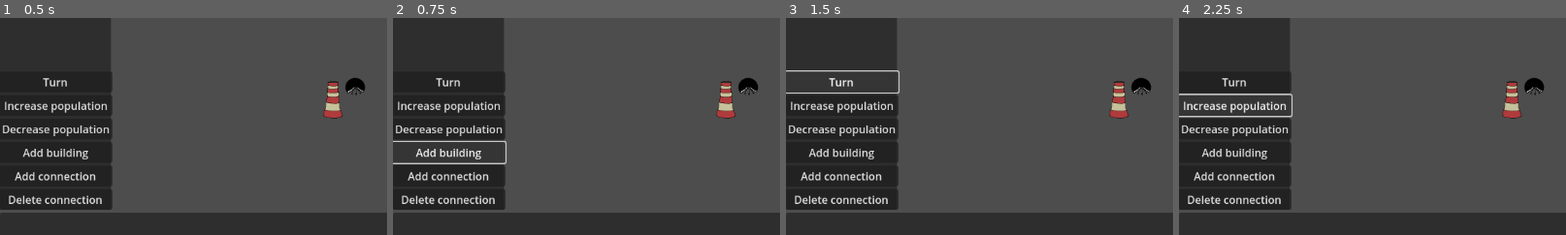
Above: before the commit, frames 1-4 (left to right).
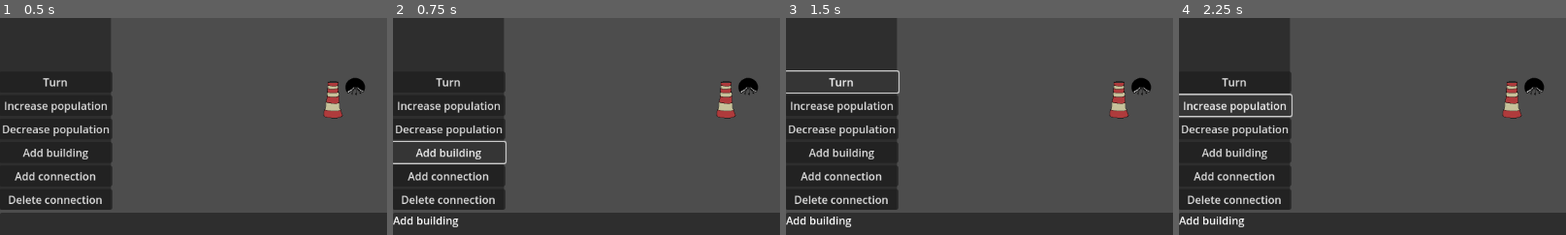
Above: after the commit, the same moments.

Repository: Roling551/td
Game: Godot game, scene res://scenes/node_2d.tscn
The game is run twice, just before and just after one commit, with the same random seed, the same clock (stepped at 60 frames per second) and the same inputs.
Inputs:
- Up to frame 1 (0.5 s): no input
- Up to frame 2 (0.75 s): click "Add building" at 0.5 s
- Up to frame 3 (1.5 s): click "Turn" at 1.25 s
- Up to frame 4 (2.25 s): click "Increase population" at 2 s
The pictures show only the part of the screen within x 0-50%, y 37-87%; the shares and areas given below are measured in that part.

Frame 1 is identical in both runs. In frame 2, 0.4% of the frame differs, in the area x 0-18%, y 91-97%; in frame 3, 0.4%; in frame 4, 0.4%.

Commit message:
Add label to current action

Diff:
--- a/scripts/buildings/Building.gd
+++ b/scripts/buildings/Building.gd
@@ -3,7 +3,6 @@
 
 var building_components
 var functionalities = {}
-var active_panel
 var item_list
 
 func _init(building_components_):
@@ -13,8 +12,7 @@
 	if(functionalities.has("turn_action")):
 		functionalities["turn_action"].call()
 
-func activate_ui(active_panel_):
-	active_panel = active_panel_
+func activate_ui(active_panel):
 	item_list = HBoxContainer.new()
 	Util.setAnchorFullRect(item_list)
 
@@ -27,9 +25,9 @@
 	update_ui()
 
 func deactivate_ui():
-	item_list.queue_free()
-	item_list = null
-	active_panel = null
+	if item_list:
+		item_list.queue_free()
+		item_list = null
 
 func update_ui():
 	for name in building_components:
--- a/scripts/main/DevActions.gd
+++ b/scripts/main/DevActions.gd
@@ -7,9 +7,9 @@
 	"Turn": func(): main.turn(),
 	"Increase population": func(): change_population(10),
 	"Decrease population": func(): change_population(-10),
-	"Add building": func(): main.main_ui.set_action(add_building_action),
+	"Add building": func(): main.main_ui.set_action(add_building_action, LabelUiElement.new("Add building")),
 	"Add connection": func(): set_add_connection_action(),
-	"Delete connection": func(): main.main_ui.set_action(delete_connection_action)
+	"Delete connection": func(): main.main_ui.set_action(delete_connection_action, LabelUiElement.new("Delete connection"))
 }
 
 func change_population(change):
--- a/scripts/main/MainUI.gd
+++ b/scripts/main/MainUI.gd
@@ -19,11 +19,11 @@
 	var building = main.buildings_list.get_building_at(tile_map, tile_position)
 	change_ui(building)
 
-func set_action(action):
+func set_action(action, ui = null):
 	main.tile_map_actions.set_click_function(action)
 	if active_ui:
 		active_ui.deactivate_ui()
-		active_ui = null
+	change_ui(ui)
 
 func set_2_point_action(first_click_condition, get_first_value, action):
 
--- a/scripts/population/PopultionComponent.gd
+++ b/scripts/population/PopultionComponent.gd
@@ -20,9 +20,7 @@
 
 func activate_ui(container_):
 	container = container_
-	var c = Control.new()
-	c.size_flags_horizontal = Control.SIZE_EXPAND_FILL
-	c.size_flags_vertical = Control.SIZE_EXPAND_FILL
+	var c = ControlUtil.get_expanded_control()
 	container.add_child(c)
 	label = Label.new()
 	c.add_child(label)
--- /dev/null
+++ b/scripts/ui_items/LabelUiElement.gd
@@ -0,0 +1,21 @@
+extends UiElement
+class_name LabelUiElement
+
+var text
+var container
+var control
+var label
+
+func _init(_text):
+	text = _text
+
+func activate_ui(container_):
+	container = container_
+	control = ControlUtil.get_expanded_control()
+	container.add_child(control)
+	label = Label.new()
+	label.text = text
+	control.add_child(label)
+
+func deactivate_ui():
+	control.queue_free()
--- /dev/null
+++ b/scripts/ui_items/UiElement.gd
@@ -0,0 +1,11 @@
+extends Node
+class_name UiElement
+
+func activate_ui(container):
+	pass
+
+func deactivate_ui():
+	pass
+
+func update_ui():
+	pass
--- a/scripts/utils/ControlUtil.gd
+++ b/scripts/utils/ControlUtil.gd
@@ -9,3 +9,9 @@
 	resource_item._set_icon(Sprites.sprites[sprite_name])
 	resource_item._set_update_method(update_method)
 	return resource_item
+
+static func get_expanded_control():
+	var c = Control.new()
+	c.size_flags_horizontal = Control.SIZE_EXPAND_FILL
+	c.size_flags_vertical = Control.SIZE_EXPAND_FILL
+	return c
